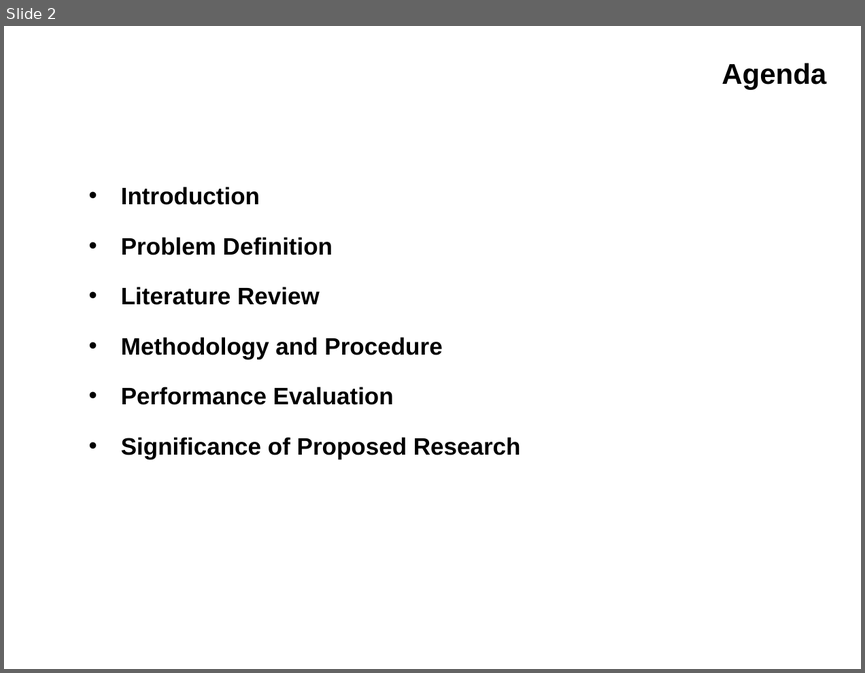
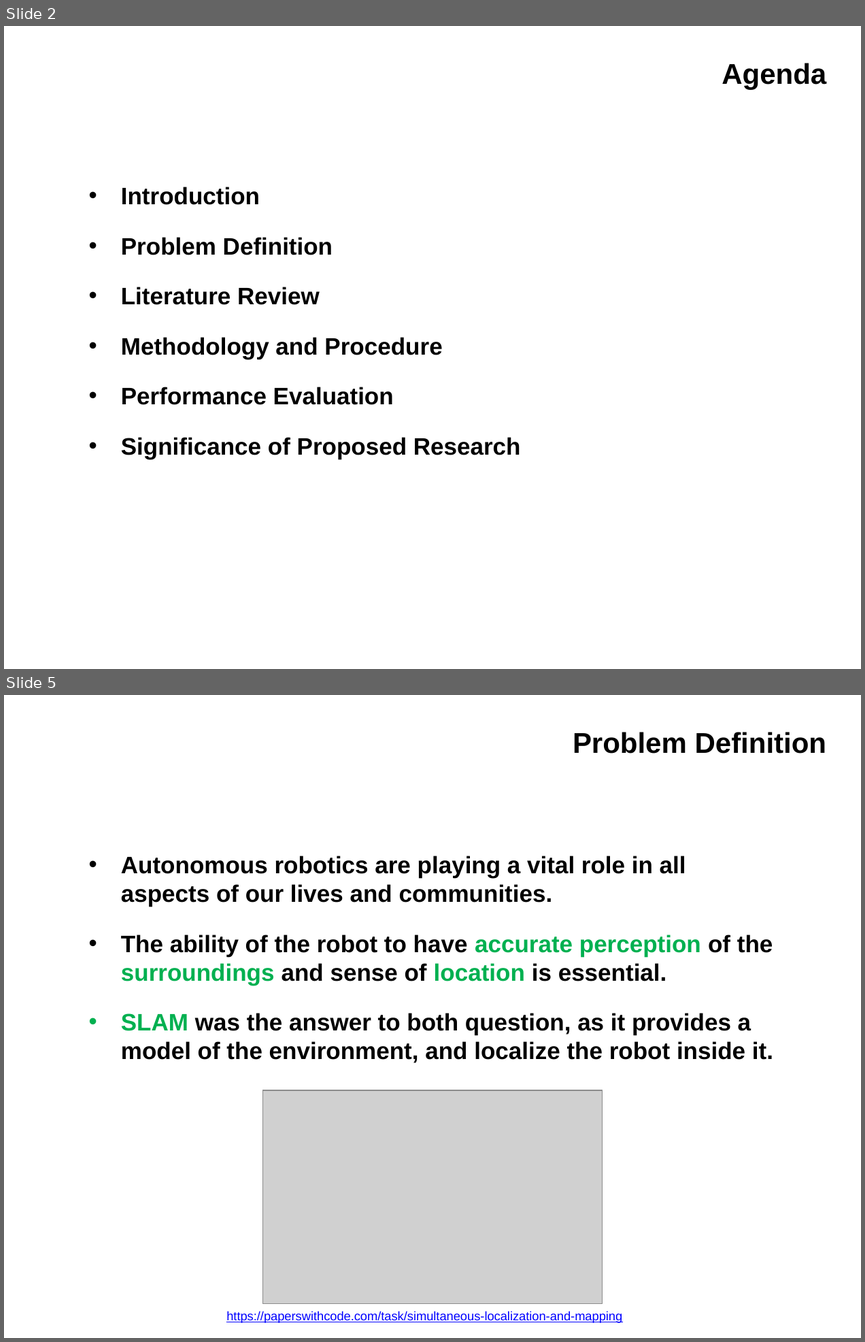
Before and after one commit to IslamAAli/ORBSLAM_RTABmap, a slide deck: Presentation/CMPUT631-ProjectProposal-V0P1.pptx. Shown one above the other, each under a label of ours: slide 2 before the commit, slides 2 and 5 after it; the slides between them are not shown. The pictures are 865x673 and 865x1342 pixels, drawn with LibreOffice and Linux fonts; fonts in the diff are those of the drawing; grey boxes stand for pictures; background and template pictures are left out. Boxes give left, top, right and bottom in pixels: in the first picture for what was removed or moved away, otherwise in the second. Text is boxed around its words. In the diff, an @@ line names an element or a change of style, - is before the commit and + after.

```diff
--- a/Presentation/CMPUT631-ProjectProposal-V0P1.pptx
+++ b/Presentation/CMPUT631-ProjectProposal-V0P1.pptx
@@ slide 5 added at bbox=[4, 695, 861, 1338], background #FFFFFF @@
@@ title added at bbox=[572, 732, 826, 753], 24 pt, text #000000, bold @@
+Problem Definition
@@ text added at bbox=[121, 855, 773, 1063], 20 pt, text #000000, bold @@
+• Autonomous robotics are playing a vital role in all aspects of our lives and communities.
+• The ability of the robot to have accurate perception of the surroundings and sense of location is essential.
+• SLAM was the answer to both question, as it provides a model of the environment, and localize the robot inside it.
@@ picture added at bbox=[263, 1090, 603, 1304] @@
@@ text added at bbox=[226, 1310, 622, 1323], 10.5 pt, text #0000FF, underline @@
+https://paperswithcode.com/task/simultaneous-localization-and-mapping
```
Also in this commit, not shown: 1 slide changed, 5 other slides added, 2 slides removed.
